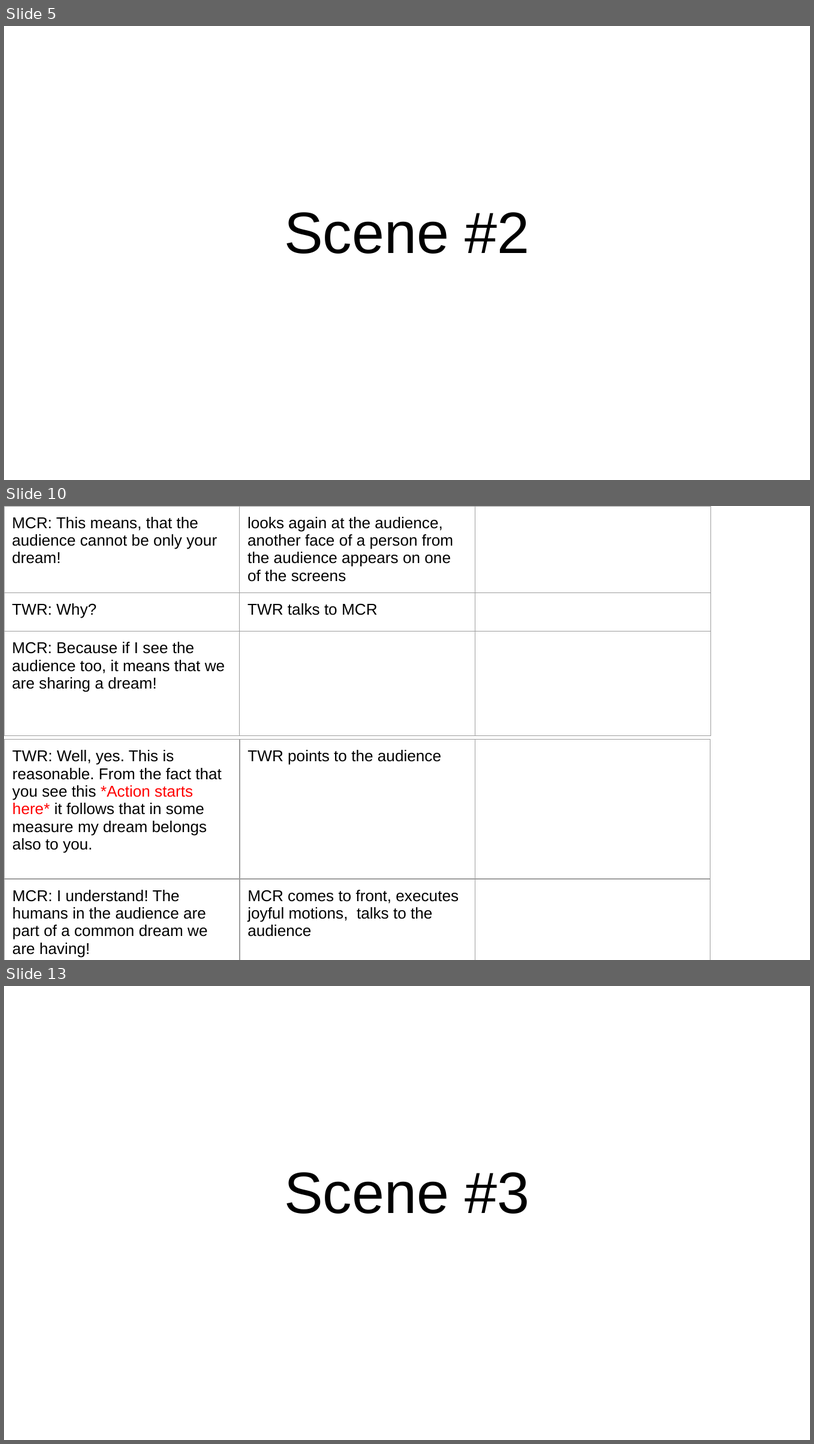
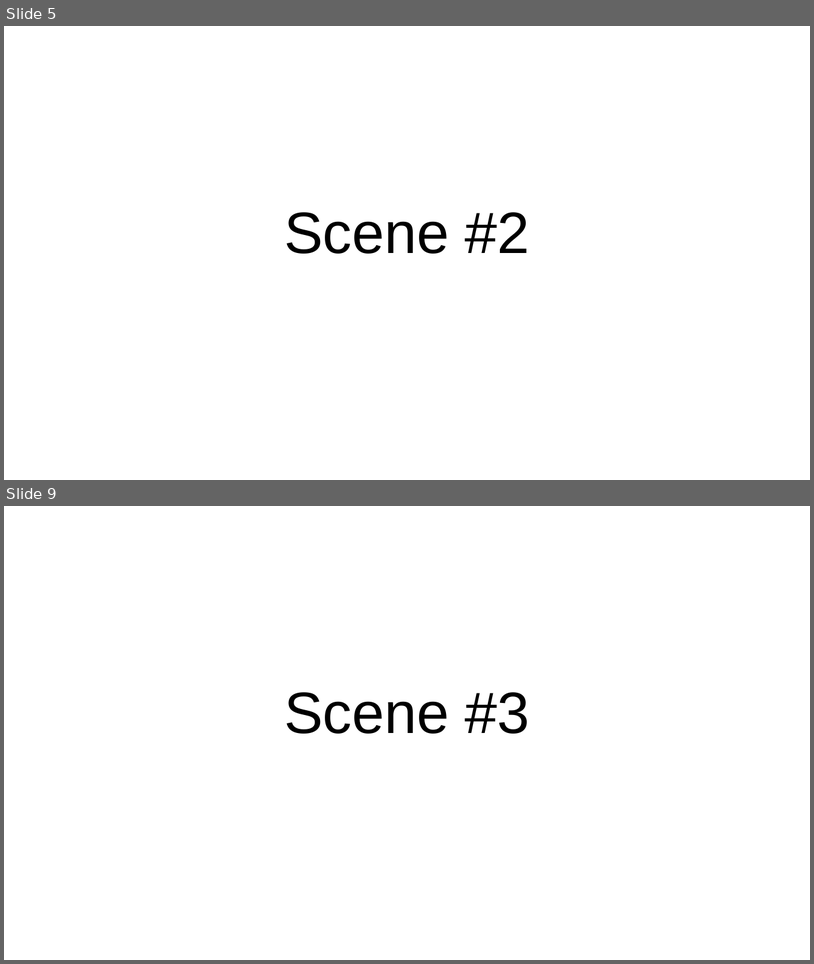
Before and after one commit to poanessa/RobotTheater2017, a slide deck: Capstone play_ Motion Library.pptx. Shown one above the other, each under a label of ours: slides 5, 10 and 13 before the commit, slides 5 and 9 after it; the slides between them are not shown. The pictures are 814x1444 and 814x964 pixels, drawn with LibreOffice and Linux fonts; fonts in the diff are those of the drawing. Boxes give left, top, right and bottom in pixels: in the first picture for what was removed or moved away, otherwise in the second. Text is boxed around its words. In the diff, an @@ line names an element or a change of style, - is before the commit and + after.

```diff
--- a/Capstone play_ Motion Library.pptx
+++ b/Capstone play_ Motion Library.pptx
@@ slide 10 removed at [4, 506, 810, 960], background #FFFFFF @@
@@ table removed at [4, 506, 710, 771], 3 rows, 3 columns @@
-MCR: This means, that the audience cannot be only your dream! | looks again at the audience, another face of a person from the audience appears on one of the screens | 
-TWR: Why? | TWR talks to MCR | 
-MCR: Because if I see the audience too, it means that we are sharing a dream! |  | 
@@ table removed at [4, 739, 710, 960], 2 rows, 3 columns @@
-TWR: Well, yes. This is reasonable. From the fact that you see this *Action starts here* it follows that in some measure my dream belongs also to you. | TWR points to the audience | 
-MCR: I understand! The humans in the audience are part of a common dream we are having! | MCR comes to front, executes joyful motions, talks to the audience | 
@@ what was slide 13 is now slide 9 @@
```
Also in this commit, not shown: 1 slide changed, 11 slides added, 8 other slides removed.
